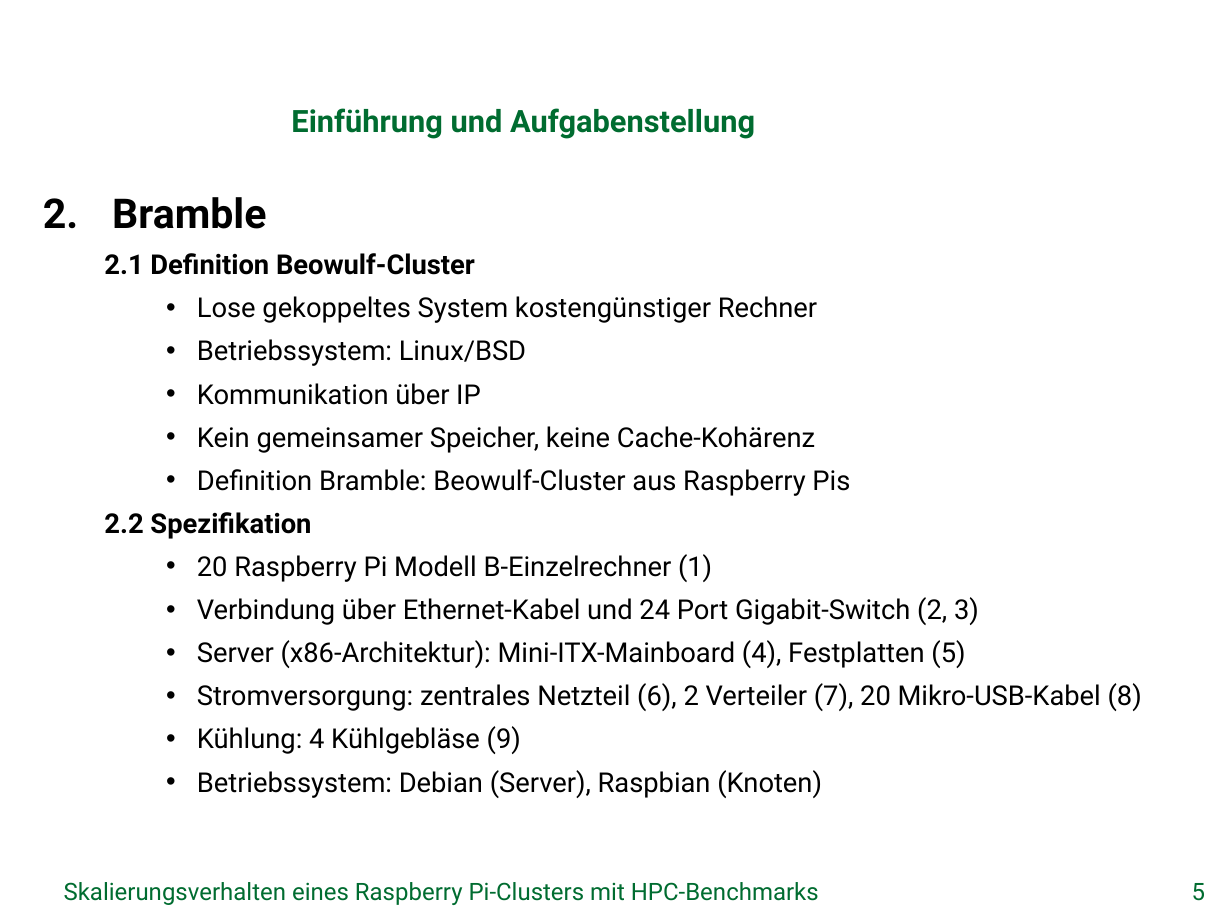
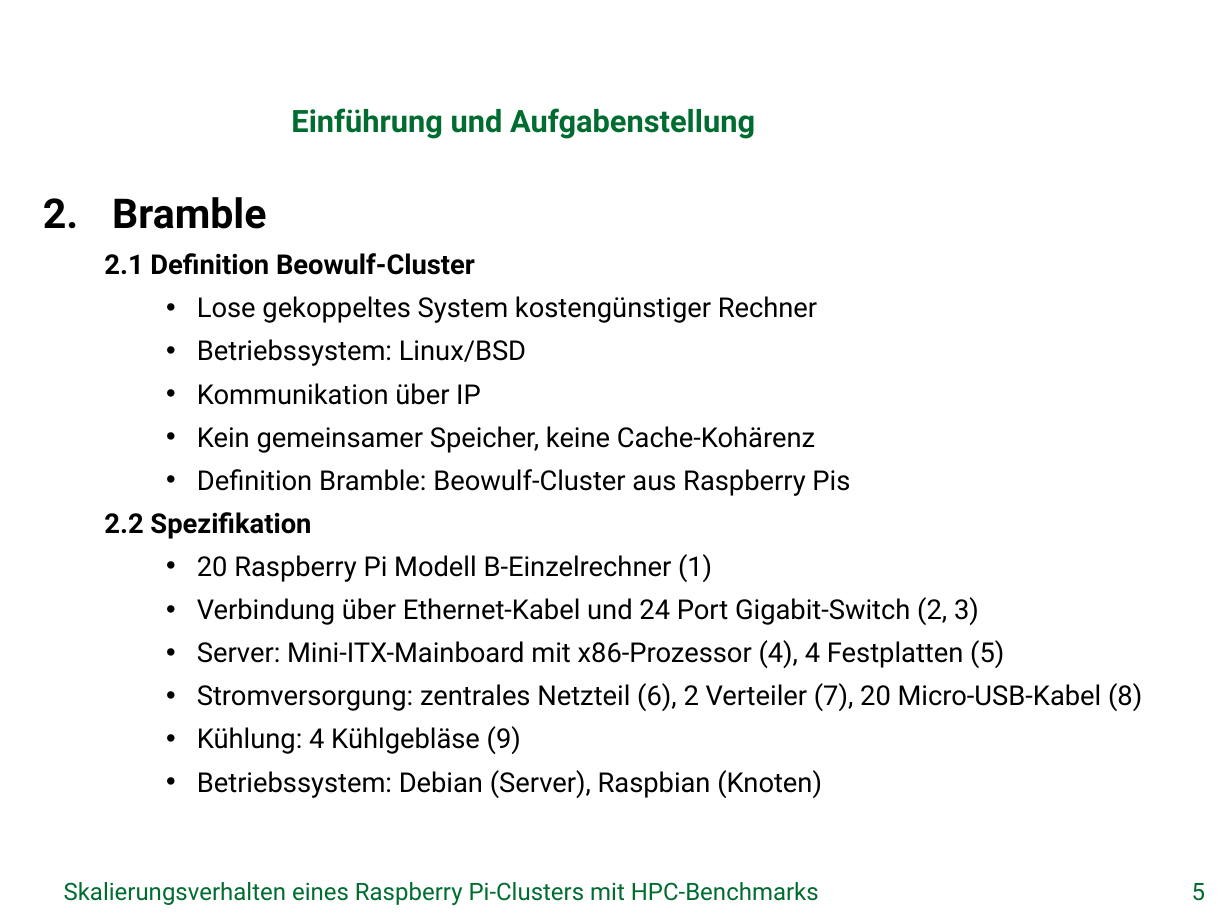
Before and after one commit to missgreenwood/bachelor-arbeit, a slide deck: slide 5 of Disputation/grei14.pptx. Drawn at 1232x924 pixels with LibreOffice and Linux fonts; fonts in the diff are those of the drawing; background and template pictures are left out. Boxes give left, top, right and bottom in pixels: in the first picture for what was removed or moved away, otherwise in the second. Text is boxed around its words. In the diff, an @@ line names an element or a change of style, - is before the commit and + after.

```diff
--- a/Disputation/grei14.pptx
+++ b/Disputation/grei14.pptx
@@ text at [197,640,1142,711]: text changed @@
-    • Server (x86-Architektur): Mini-ITX-Mainboard (4), Festplatten (5)
-    • Stromversorgung: zentrales Netzteil (6), 2 Verteiler (7), 20 Mikro-USB-Kabel (8)
+    • Server: Mini-ITX-Mainboard mit x86-Prozessor (4), 4 Festplatten (5)
+    • Stromversorgung: zentrales Netzteil (6), 2 Verteiler (7), 20 Micro-USB-Kabel (8)
```
Also in this commit, not shown: 8 other slides changed, 1 other file.
